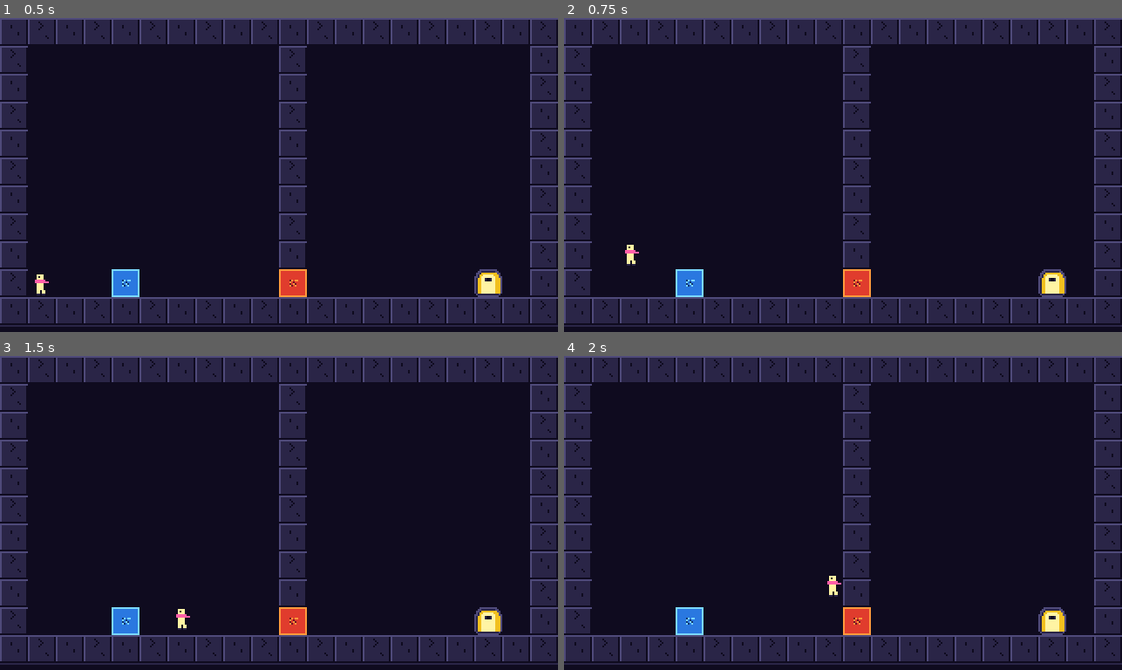
Above: before the commit, frames 1-4 (two rows, left to right).
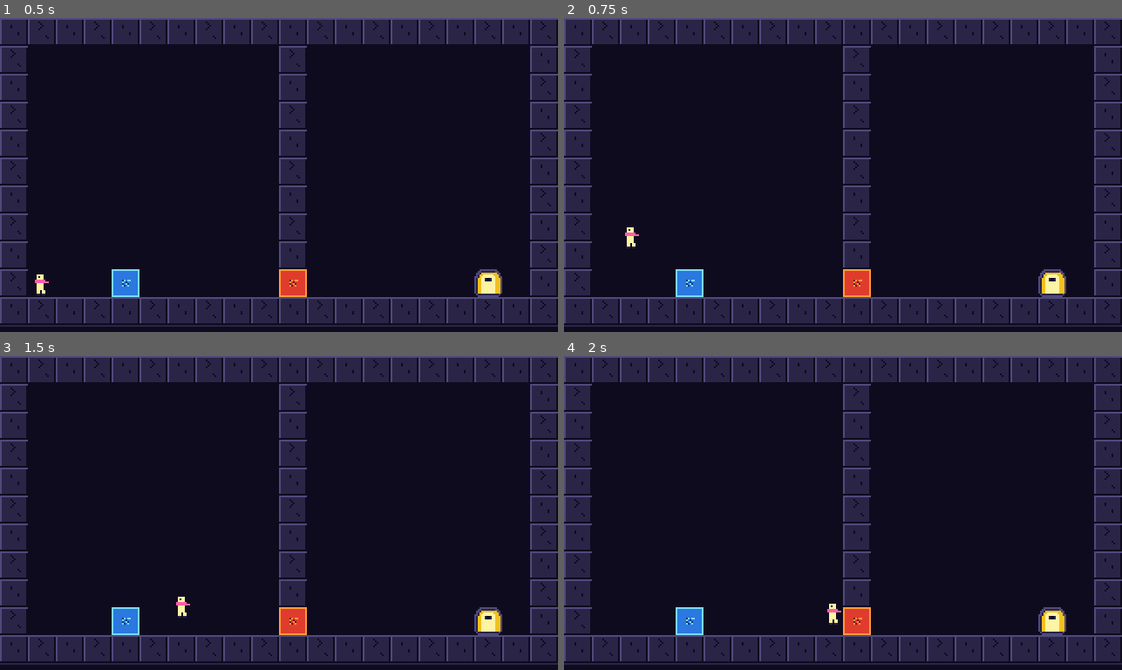
Above: after the commit, the same moments.

Repository: harshithGowda735/pixel-within
Game: Godot game, scene res://scenes/main.tscn
The game is run twice, just before and just after one commit, with the same random seed, the same clock (stepped at 60 frames per second) and the same inputs.
Inputs:
- Up to frame 1 (0.5 s): no input
- Up to frame 2 (0.75 s): tap Enter (ui_accept) at 0.5 s; hold D (move_right) from 0.53 s (still down); hold Enter (ui_accept) from 0.53 s (still down)
- Up to frame 3 (1.5 s): keep holding D (move_right); tap Space (jump) at 0.77, 0.8, 1.07, 1.35 s; release Enter (ui_accept) at 1.28 s
- Up to frame 4 (2 s): keep holding D (move_right); tap Space (jump) at 1.52, 1.82 s; tap Enter (ui_accept) at 1.55 s

Frame 1 is identical in both runs. In frame 2, 0.2% of the frame differs, in the area x 10-14%, y 66-79%; in frame 3, 0.1%; in frame 4, 0.2%, in the area x 47-50%, y 70-86%.

Commit message:
fix: verify player physics and level validation

Diff:
--- a/scripts/player.gd
+++ b/scripts/player.gd
@@ -45,6 +45,9 @@
 var jump_buffer_timer := 0.0
 var swim_stroke_timer := 0.0
 var death_timer := 0.0
+
+# Edge-detection for jump inputs
+var prev_jump_held := false
 
 # Reference to the level grid: Dictionary[Vector2i, String]
 var grid: Dictionary = {}
@@ -117,17 +120,26 @@
 	else:
 		velocity.x = move_toward(velocity.x, 0.0, FRICTION * delta)
 
+	# Jump input edge detection
+	var jump_held := is_jump_input_held()
+	var jump_just_pressed := jump_held and not prev_jump_held
+	var jump_just_released := prev_jump_held and not jump_held
+	prev_jump_held = jump_held
+
 	# Process vertical movement
 	if is_climbing:
 		var input_y := get_vertical_input()
-		if is_jump_just_pressed():
+		# When climbing: Space (or jump button) leaps off the vine; W/Up climbs
+		var space_pressed := Input.is_physical_key_pressed(KEY_SPACE) or Input.is_action_just_pressed("ui_accept")
+		if space_pressed or (jump_just_pressed and input_y == 0.0):
 			velocity.y = JUMP_VELOCITY
 			is_climbing = false
 		else:
 			velocity.y = input_y * CLIMB_SPEED
 	elif is_swimming:
 		var input_y := get_vertical_input()
-		if is_jump_just_pressed() and swim_stroke_timer <= 0.0:
+		var swim_jump := Input.is_physical_key_pressed(KEY_SPACE) or Input.is_action_just_pressed("ui_accept") or jump_just_pressed
+		if swim_jump and swim_stroke_timer <= 0.0:
 			velocity.y = SWIM_STROKE_VELOCITY
 			swim_stroke_timer = SWIM_STROKE_COOLDOWN
 		elif input_y < 0.0:
@@ -137,7 +149,7 @@
 		else:
 			velocity.y = minf(velocity.y + SWIM_GRAVITY * delta, SWIM_TERMINAL_VELOCITY)
 	else:
-		# Normal gravity
+		# Normal ground / air physics
 		velocity.y = minf(velocity.y + GRAVITY * delta, TERMINAL_VELOCITY)
 
 		# Coyote time
@@ -147,7 +159,7 @@
 			coyote_timer = maxf(coyote_timer - delta, 0.0)
 
 		# Jump buffer
-		if is_jump_just_pressed():
+		if jump_just_pressed:
 			jump_buffer_timer = JUMP_BUFFER_TIME
 		else:
 			jump_buffer_timer = maxf(jump_buffer_timer - delta, 0.0)
@@ -159,8 +171,8 @@
 			jump_buffer_timer = 0.0
 			is_on_floor = false
 
-		# Variable jump: release jump early cuts upward velocity
-		if is_jump_just_released() and velocity.y < 0.0:
+		# Variable jump: release jump early cuts upward velocity (applies once on release frame)
+		if jump_just_released and velocity.y < 0.0:
 			velocity.y *= VARIABLE_JUMP_MULTIPLIER
 
 	# Custom tile collision
@@ -268,10 +280,12 @@
 				die()
 				return
 			elif tile == "Y" or tile == "S":
-				# Spark bounce pad launches player high
-				velocity.y = SPARK_BOUNCE_VELOCITY
-				is_on_floor = false
-				coyote_timer = 0.0
+				# Spark bounce pad launches player upward when falling/landing on it
+				# Guarding with velocity.y >= 0 prevents repeated retriggering while ascending through contact
+				if velocity.y >= 0.0:
+					velocity.y = SPARK_BOUNCE_VELOCITY
+					is_on_floor = false
+					coyote_timer = 0.0
 
 func is_tile_solid(tx: int, ty: int) -> bool:
 	if tx < 0 or tx >= 20 or ty < 0:
@@ -302,6 +316,7 @@
 	is_climbing = false
 	coyote_timer = 0.0
 	jump_buffer_timer = 0.0
+	prev_jump_held = false
 
 func _draw() -> void:
 	if is_dead:
@@ -340,11 +355,8 @@
 	if up: val -= 1.0
 	return val
 
-func is_jump_just_pressed() -> bool:
-	return Input.is_physical_key_pressed(KEY_SPACE) or Input.is_action_just_pressed("jump") or Input.is_action_just_pressed("ui_accept")
-
-func is_jump_just_released() -> bool:
-	return not (Input.is_physical_key_pressed(KEY_SPACE) or Input.is_action_pressed("jump") or Input.is_action_pressed("ui_accept"))
+func is_jump_input_held() -> bool:
+	return Input.is_physical_key_pressed(KEY_SPACE) or Input.is_physical_key_pressed(KEY_W) or Input.is_physical_key_pressed(KEY_UP) or Input.is_action_pressed("jump") or Input.is_action_pressed("ui_accept")
 
 func is_restart_just_pressed() -> bool:
 	return Input.is_physical_key_pressed(KEY_R) or Input.is_action_just_pressed("restart")
--- a/scripts/validator.gd
+++ b/scripts/validator.gd
@@ -2,7 +2,8 @@
 extends RefCounted
 
 # Allowed tile characters from the specification table (Section 3.3)
-const VALID_TILES: String = "#.RBGYLWVS@EHr bgy*x"
+# Valid symbols: # . R B G Y L W V S @ E H r b g y * x (no space)
+const VALID_TILES: String = "#.RBGYLWVS@EHrbgy*x"
 const VALID_TYPES: Array[String] = ["canvas", "child"]
 const EXPECTED_WIDTH: int = 20
 const EXPECTED_HEIGHT: int = 11
--- a/tests/test_player_physics.gd
+++ b/tests/test_player_physics.gd
@@ -65,7 +65,6 @@
 	print("PASS: In-air correctly identified as not on floor")
 
 	# Gravity acceleration
-	var prev_vy = player.velocity.y
 	player.velocity.y = minf(player.velocity.y + player.GRAVITY * 0.1, player.TERMINAL_VELOCITY)
 	assert(player.velocity.y == 90.0)
 	# Terminal velocity cap
@@ -119,39 +118,130 @@
 	print("PASS: Ceiling collision resolved at y=16.0, upward velocity cancelled")
 
 	# --- Test 5: Variable Jump ---
-	print("\n[Test 5] Testing Jump and Variable Jump Multiplier...")
+	print("\n[Test 5] Testing Variable Jump Multiplier (0.45)...")
 	player.velocity.y = player.JUMP_VELOCITY
 	assert(player.velocity.y == -310.0)
+	# Releasing jump early multiplies velocity by 0.45 once
 	player.velocity.y *= player.VARIABLE_JUMP_MULTIPLIER
 	assert(is_equal_approx(player.velocity.y, -310.0 * 0.45))
-	print("PASS: Variable jump multiplies velocity by 0.45")
-
-	# --- Test 6: Coyote Time and Jump Buffer ---
-	print("\n[Test 6] Testing Coyote Time & Jump Buffer Logic...")
-	# Off ground, coyote timer active (0.05s elapsed < 0.10s)
+	print("PASS: Variable jump correctly applies 0.45 upward-velocity multiplier")
+
+	# --- Test 6: Coyote Time ---
+	print("\n[Test 6] Testing Coyote Time (0.10s window)...")
 	player.is_on_floor = false
-	player.coyote_timer = 0.05
+	player.coyote_timer = 0.05 # 0.05s elapsed, still within 0.10s window
 	player.jump_buffer_timer = 0.08
-	# Can jump!
 	if player.jump_buffer_timer > 0.0 and player.coyote_timer > 0.0:
 		player.velocity.y = player.JUMP_VELOCITY
 		player.coyote_timer = 0.0
 		player.jump_buffer_timer = 0.0
 	assert(player.velocity.y == -310.0)
 	assert(player.coyote_timer == 0.0)
-	print("PASS: Coyote jump executed successfully")
-
-	# Coyote expired (0.0s)
+	print("PASS: Coyote jump executed within 0.10s window")
+
+	# Coyote time expired (> 0.10s)
 	player.coyote_timer = 0.0
 	player.jump_buffer_timer = 0.05
 	player.velocity.y = 0.0
 	if player.jump_buffer_timer > 0.0 and player.coyote_timer > 0.0:
 		player.velocity.y = player.JUMP_VELOCITY
 	assert(player.velocity.y == 0.0)
-	print("PASS: Jump rejected when coyote time expired")
-
-	# --- Test 7: Lava Hazard & Death (R and L) ---
-	print("\n[Test 7] Testing Lava Hazard & Death...")
+	print("PASS: Coyote jump correctly rejected when coyote time expired")
+
+	# --- Test 7: Jump Buffering Landing & Expiration ---
+	print("\n[Test 7] Testing Jump Buffering (landing execution & 0.10s expiration)...")
+	# Case A: Jump pressed 0.05s before landing -> executes on touchdown
+	player.sim_position = Vector2(50, 140) # in air, falling
+	player.velocity.y = 150.0
+	player.is_on_floor = false
+	player.jump_buffer_timer = 0.05 # buffered
+	player.coyote_timer = 0.0
+	# Touchdown
+	player.move_and_collide_custom(0.06) # lands at y=148
+	assert(player.is_on_floor == true)
+	# Next frame on floor: coyote refreshed, jump triggers from buffer
+	if player.is_on_floor:
+		player.coyote_timer = player.COYOTE_TIME
+	if player.jump_buffer_timer > 0.0 and player.coyote_timer > 0.0:
+		player.velocity.y = player.JUMP_VELOCITY
+		player.jump_buffer_timer = 0.0
+		player.coyote_timer = 0.0
+	assert(player.velocity.y == -310.0)
+	print("PASS: Buffered jump executed upon landing")
+
+	# Case B: Jump pressed too early (> 0.10s before landing) -> expires
+	player.sim_position = Vector2(50, 80)
+	player.velocity.y = 100.0
+	player.is_on_floor = false
+	player.jump_buffer_timer = player.JUMP_BUFFER_TIME # 0.10s
+	# 0.12 seconds elapse before landing
+	player.jump_buffer_timer = maxf(player.jump_buffer_timer - 0.12, 0.0)
+	assert(player.jump_buffer_timer == 0.0)
+	# Lands on floor
+	player.is_on_floor = true
+	player.coyote_timer = player.COYOTE_TIME
+	if player.jump_buffer_timer > 0.0 and player.coyote_timer > 0.0:
+		player.velocity.y = player.JUMP_VELOCITY
+	else:
+		player.velocity.y = 0.0
+	assert(player.velocity.y == 0.0)
+	print("PASS: Jump buffer correctly expired after 0.10 seconds without executing")
+
+	# --- Test 8: Vine Climbing and Vine Jump-Off ---
+	print("\n[Test 8] Testing Vine Climbing and Vine Jump-Off...")
+	test_grid[Vector2i(9, 7)] = "G"
+	test_grid[Vector2i(9, 8)] = "V"
+	player.setup(test_grid, Vector2i(9, 8))
+	player.check_environment()
+	assert(player.is_climbing == true)
+	print("PASS: Vine attachment activates is_climbing")
+
+	# Upward climb
+	player.velocity.y = -player.CLIMB_SPEED
+	assert(player.velocity.y == -55.0)
+	# Downward climb
+	player.velocity.y = player.CLIMB_SPEED
+	assert(player.velocity.y == 55.0)
+	print("PASS: Climbing operates at 55 px/s up and down with no gravity")
+
+	# Vine leap off
+	player.velocity.y = player.JUMP_VELOCITY
+	player.is_climbing = false
+	assert(player.velocity.y == -310.0)
+	assert(player.is_climbing == false)
+	print("PASS: Jumping from vine correctly leaps off and releases climbing state")
+
+	# --- Test 9: Spark Bounce Retrigger Prevention ---
+	print("\n[Test 9] Testing Spark Bounce Retrigger Prevention on Y and S...")
+	test_grid[Vector2i(11, 9)] = "Y"
+	test_grid[Vector2i(12, 9)] = "S"
+	player.setup(test_grid, Vector2i(2, 9))
+
+	# Player falls onto spark pad Y (velocity.y >= 0)
+	player.sim_position = Vector2(11 * 16 + 4, 9 * 16 + 4)
+	player.velocity.y = 100.0 # falling
+	player.check_tile_triggers()
+	assert(player.velocity.y == -430.0)
+	print("PASS: Spark tile (Y) launches player at -430.0 px/s on touchdown")
+
+	# Subsequent frame: player is still in spark tile, but moving upward (velocity.y < 0)
+	player.velocity.y = -400.0 # moving upward
+	player.check_tile_triggers()
+	assert(player.velocity.y == -400.0)
+	print("PASS: Spark tile does not retrigger while ascending through contact")
+
+	# Spark tile S (fill)
+	player.sim_position = Vector2(12 * 16 + 4, 9 * 16 + 4)
+	player.velocity.y = 80.0
+	player.check_tile_triggers()
+	assert(player.velocity.y == -430.0)
+	player.velocity.y = -350.0
+	player.check_tile_triggers()
+	assert(player.velocity.y == -350.0)
+	print("PASS: Spark fill (S) launches at -430.0 px/s without retriggering")
+
+	# --- Test 10: Lava Hazard & Death (R and L) ---
+	print("\n[Test 10] Testing Lava Hazard & Death...")
 	test_grid[Vector2i(5, 9)] = "R"
 	test_grid[Vector2i(6, 9)] = "L"
 	player.setup(test_grid, Vector2i(2, 9))
@@ -167,7 +257,8 @@
 	player.update_physics(0.51)
 	assert(player.is_dead == false)
 	assert(player.sim_position == player.spawn_position)
-	print("PASS: Player respawns at spawn position after freeze")
+	assert(player.velocity == Vector2.ZERO)
+	print("PASS: Player respawns at spawn position with zero velocity after 0.5s")
 
 	# Move onto lava fill L at (6, 9)
 	player.sim_position = Vector2(6 * 16 + 4, 9 * 16 + 4)
@@ -176,8 +267,8 @@
 	print("PASS: Touching lava fill (L) triggers death")
 	player.respawn()
 
-	# --- Test 8: Water Swimming (B and W) ---
-	print("\n[Test 8] Testing Water Swimming...")
+	# --- Test 11: Water Swimming (B and W) ---
+	print("\n[Test 11] Testing Water Swimming...")
 	test_grid[Vector2i(7, 9)] = "B"
 	test_grid[Vector2i(8, 9)] = "W"
 	player.sim_position = Vector2(7 * 16 + 4, 9 * 16 + 4)
@@ -199,40 +290,8 @@
 	assert(player.is_swimming == true)
 	print("PASS: Swimming state activated inside water fill (W)")
 
-	# --- Test 9: Vine Climbing (G and V) ---
-	print("\n[Test 9] Testing Vine Climbing...")
-	test_grid[Vector2i(9, 7)] = "G"
-	test_grid[Vector2i(9, 8)] = "V"
-	player.sim_position = Vector2(9 * 16 + 4, 7 * 16 + 4)
-	player.check_environment()
-	assert(player.is_climbing == true)
-	print("PASS: Climbing activated on vine chroma pixel (G)")
-
-	# Climb speed 55 px/s
-	player.velocity.y = -player.CLIMB_SPEED
-	assert(player.velocity.y == -55.0)
-	player.sim_position = Vector2(9 * 16 + 4, 8 * 16 + 4)
-	player.check_environment()
-	assert(player.is_climbing == true)
-	print("PASS: Climbing activated on vine fill (V) at 55 px/s")
-
-	# --- Test 10: Spark Bounce (Y and S) ---
-	print("\n[Test 10] Testing Spark Bounce...")
-	test_grid[Vector2i(11, 9)] = "Y"
-	test_grid[Vector2i(12, 9)] = "S"
-	player.sim_position = Vector2(11 * 16 + 4, 9 * 16 + 4)
-	player.check_tile_triggers()
-	assert(player.velocity.y == -430.0)
-	print("PASS: Spark chroma pixel (Y) launches player at -430.0 px/s")
-
-	player.velocity.y = 0.0
-	player.sim_position = Vector2(12 * 16 + 4, 9 * 16 + 4)
-	player.check_tile_triggers()
-	assert(player.velocity.y == -430.0)
-	print("PASS: Spark fill (S) launches player at -430.0 px/s")
-
-	# --- Test 11: Fall Out of Bounds & Restart ---
-	print("\n[Test 11] Testing Out of Bounds & Restart...")
+	# --- Test 12: Fall Out of Bounds & Restart ---
+	print("\n[Test 12] Testing Out of Bounds & Restart...")
 	player.respawn()
 	player.sim_position.y = 185.0
 	player.check_tile_triggers()
@@ -243,12 +302,13 @@
 	player.respawn()
 	assert(player.is_dead == false)
 	assert(player.sim_position == player.spawn_position)
+	assert(player.velocity == Vector2.ZERO)
 	print("PASS: Respawn resets player to spawn position cleanly")
 
 	player.free()
 	print("\n==========================================")
 	if all_passed:
-		print("ALL PLAYER PHYSICS & BEHAVIOR TESTS PASSED!")
+		print("ALL 12 PLAYER PHYSICS & BEHAVIOR TESTS PASSED!")
 	else:
 		print("SOME TESTS FAILED!")
 	print("==========================================")
--- a/tests/validate_levels.gd
+++ b/tests/validate_levels.gd
@@ -102,10 +102,11 @@
 
 	# --- Test 6: Multiple player spawns ---
 	print("\n[Test 6] Testing multiple player spawns (@)...")
-	var multi_spawn := base_template.replace("#..................#", "#........@.........#")
+	# Add a second spawn on row 9 to verify exact count = 2
+	var multi_spawn := base_template.replace("#@................E#", "#@@...............E#")
 	var res6: Dictionary = LevelLoader.parse_level(multi_spawn)
-	if not res6["valid"] and "Expected exactly one player spawn" in res6["error"]:
-		print("PASS: Correctly rejected multiple spawns: ", res6["error"])
+	if not res6["valid"] and "Expected exactly one player spawn (@), found 2" in res6["error"]:
+		print("PASS: Correctly rejected exactly 2 spawns: ", res6["error"])
 	else:
 		print("FAIL: Expected rejection for multiple spawns: ", res6)
 		all_passed = false
@@ -182,9 +183,19 @@
 		print("FAIL: Expected rejection for corrupted file")
 		all_passed = false
 
+	# --- Test 12: Reject literal space in grid ---
+	print("\n[Test 12] Testing rejection of literal space in grid...")
+	var space_in_grid := base_template.replace("#..................#", "#........ .........#")
+	var res12: Dictionary = LevelLoader.parse_level(space_in_grid)
+	if not res12["valid"] and "Unknown character ' '" in res12["error"]:
+		print("PASS: Literal space correctly rejected: ", res12["error"])
+	else:
+		print("FAIL: Expected rejection for literal space in grid: ", res12)
+		all_passed = false
+
 	print("\n========================================")
 	if all_passed:
-		print("ALL 11 TESTS PASSED SUCCESSFULLY!")
+		print("ALL 12 TESTS PASSED SUCCESSFULLY!")
 	else:
 		print("SOME TESTS FAILED!")
 	print("========================================")
Not shown, added: tests/test_player_physics.gd.uid
